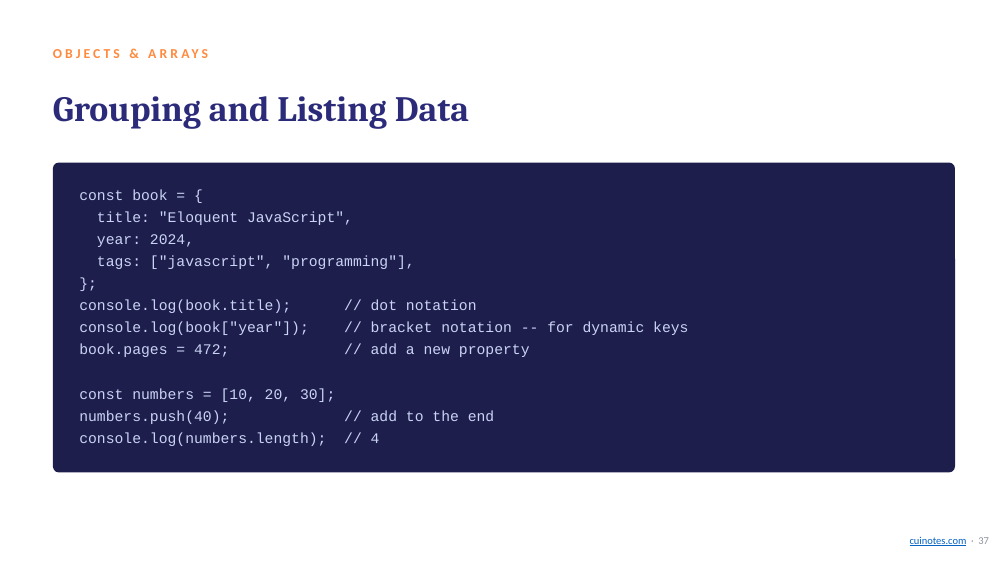
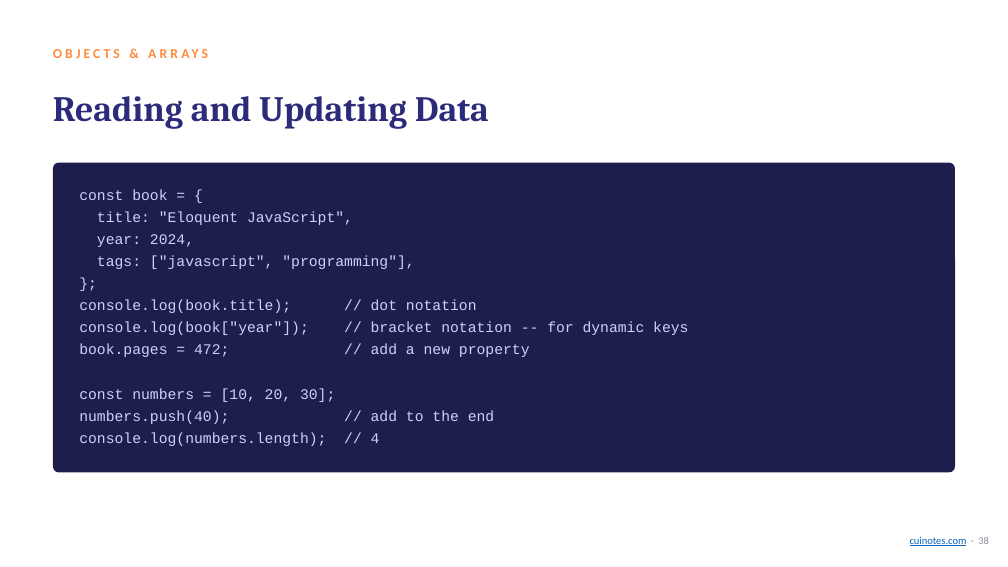
Before and after one commit to mua22/mern-web-book, a slide deck: slide 38 of slides/CSC336-Lecture-11-Core-JavaScript-ES6.pptx (slide 37 before the commit). Drawn at 1008x567 pixels with LibreOffice and Linux fonts; fonts in the diff are those of the drawing. Boxes give left, top, right and bottom in pixels: in the first picture for what was removed or moved away, otherwise in the second. Text is boxed around its words. In the diff, an @@ line names an element or a change of style, - is before the commit and + after.

```diff
--- a/slides/CSC336-Lecture-11-Core-JavaScript-ES6.pptx
+++ b/slides/CSC336-Lecture-11-Core-JavaScript-ES6.pptx
@@ text at [53,96,489,129]: text changed @@
-Grouping and Listing Data
+Reading and Updating Data
@@ text at [910,537,989,546]: text changed @@
-cuinotes.com · 37
+cuinotes.com · 38
```
Also in this commit, not shown: 9 other slides changed, 4 slides added, 1 slide removed, 1 other file.
